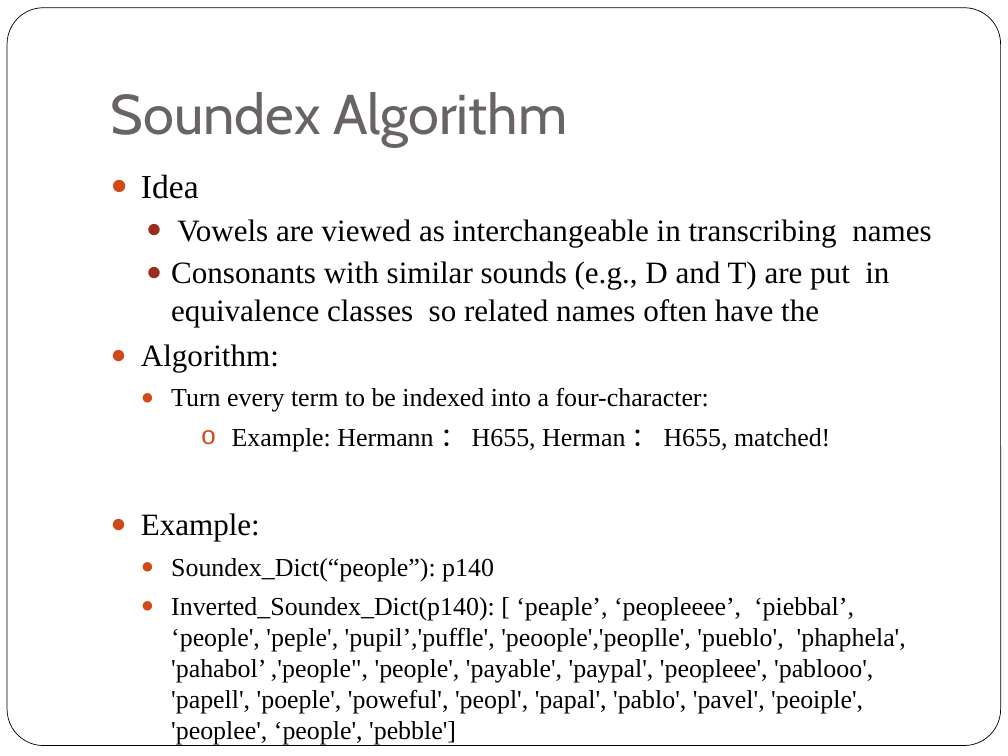
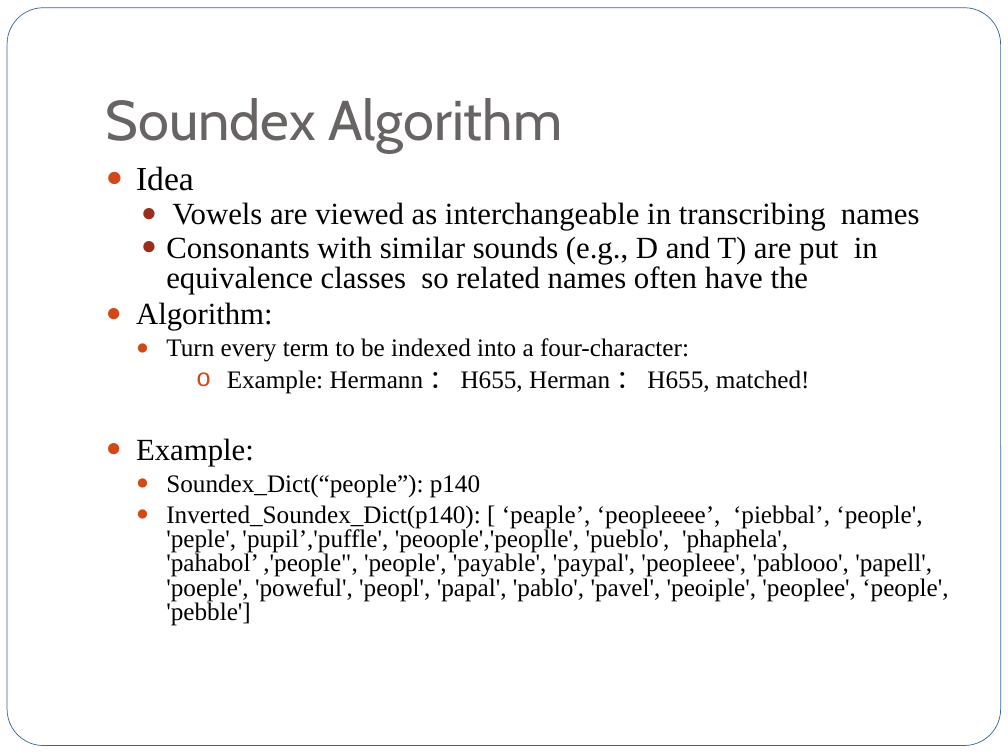
Before and after one commit to jxjzhang/CS246, a slide deck: slide 7 of Tweets purification.pptx (slide 3 before the commit). Drawn at 1008x756 pixels with LibreOffice and Linux fonts; fonts in the diff are those of the drawing. Boxes give left, top, right and bottom in pixels: in the first picture for what was removed or moved away, otherwise in the second. Text is boxed around its words. In the diff, an @@ line names an element or a change of style, - is before the commit and + after.

```diff
--- a/Tweets purification.pptx
+++ b/Tweets purification.pptx
@@ rounded rectangle at (7, 8, 1001, 746): outline #000000 0.5 pt to none @@
@@ title "Soundex Algorithm": place and size @@
-title "Soundex Algorithm" at (111, 92, 567, 147)
+title "Soundex Algorithm" at (106, 98, 562, 152)
@@ text "Idea" at (136, 166, 948, 626): size 24.1 to 24 pt in "Idea"; size 22.2 to 22 pt in "Vowels are viewed as interchangeable in transcribing ...", "Consonants with similar sounds (e.g., D and ...", "Algorithm:", "Example:"; size 18.5 to 18 pt in "Turn every term to be indexed into ...", "Example: Hermann ： H655, Herman ： H655, ...", "Soundex_Dict(“people”): p140", "Inverted_Soundex_Dict(p140): [ ‘peaple’, ‘peopleeee’, ‘piebb ..."; line spacing 1 to 0.8 @@
```
Also in this commit, not shown: 3 other slides changed, 11 slides added.
